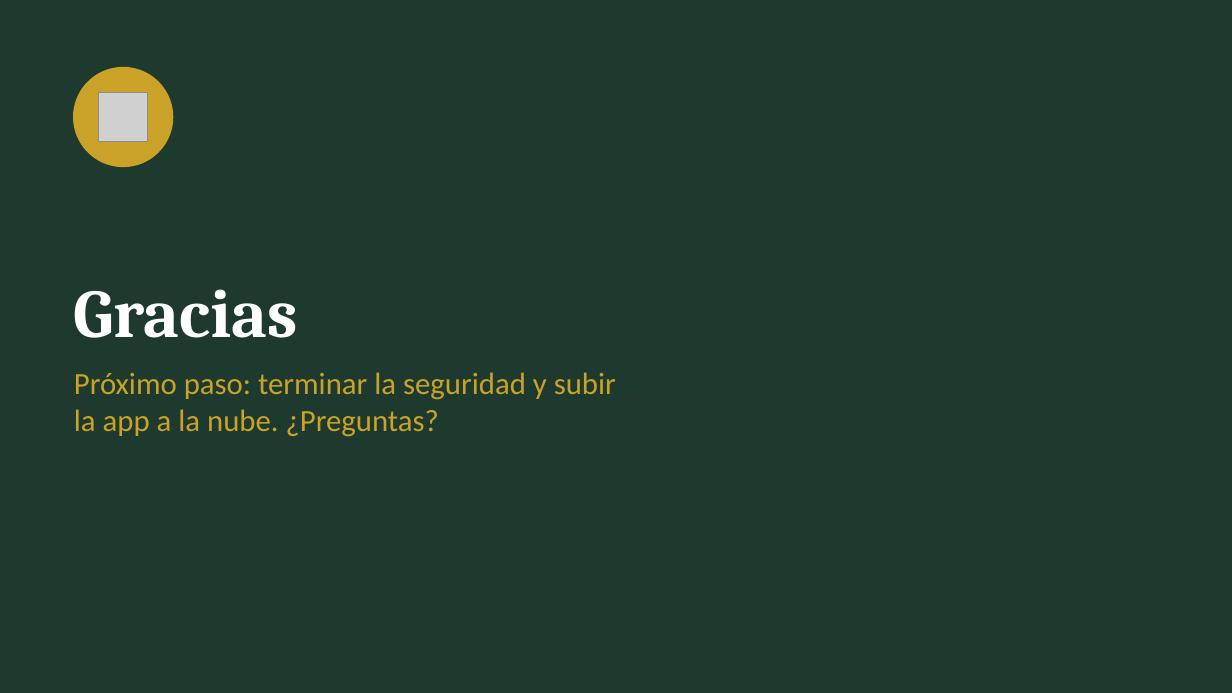
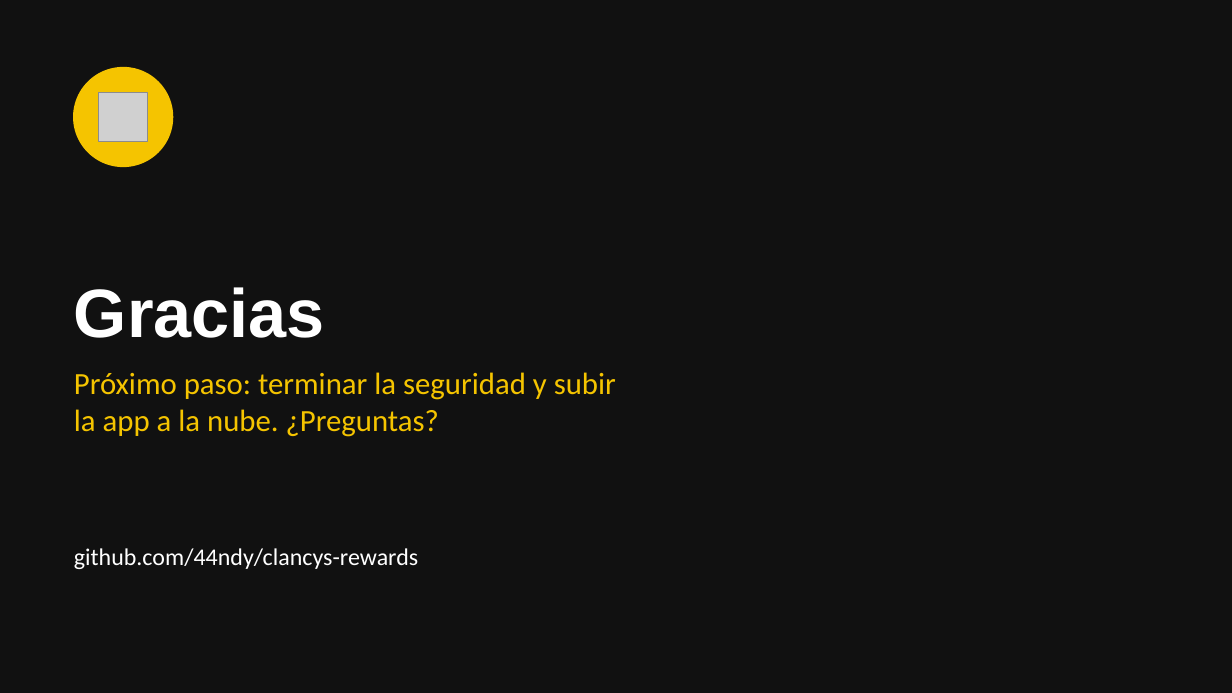
Before and after one commit to 44ndy/clancys-rewards, a slide deck: slide 11 of Fase 2/Evidencias Proyecto/Presentación Proyecto.pptx (slide 9 before the commit). Drawn at 1232x693 pixels with LibreOffice and Linux fonts; fonts in the diff are those of the drawing; grey boxes stand for pictures. Boxes give left, top, right and bottom in pixels: in the first picture for what was removed or moved away, otherwise in the second. Text is boxed around its words. In the diff, an @@ line names an element or a change of style, - is before the commit and + after.

```diff
--- a/Fase 2/Evidencias Proyecto/Presentación Proyecto.pptx
+++ b/Fase 2/Evidencias Proyecto/Presentación Proyecto.pptx
@@ background #1E3A2F to #111111 @@
@@ ellipse at (x1=74, y1=68, x2=172, y2=166): fill #C9A227 to #F5C400; outline #C9A227 1 pt to #F5C400 1 pt @@
@@ title "Gracias" at (x1=74, y1=287, x2=325, y2=338): font Cambria to Arial @@
@@ text "Próximo paso: terminar la seguridad ..." at (x1=74, y1=372, x2=616, y2=437): text colour #C9A227 to #F5C400 @@
@@ text added at (x1=74, y1=548, x2=418, y2=569), 14 pt, text #FFFFFF @@
+github.com/44ndy/clancys-rewards
```
Also in this commit, not shown: 7 other slides changed, 3 slides added, 1 slide removed, 1 other file.
